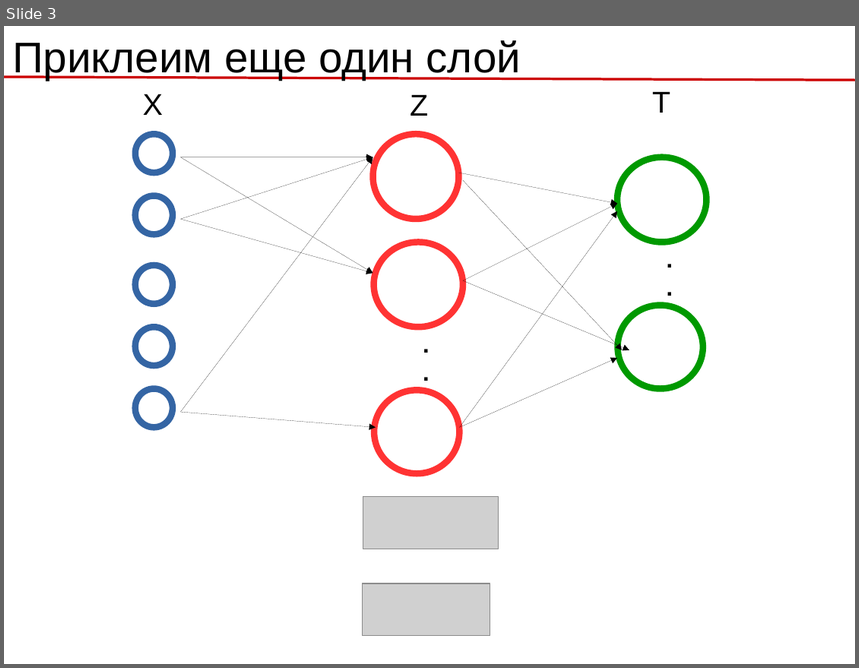
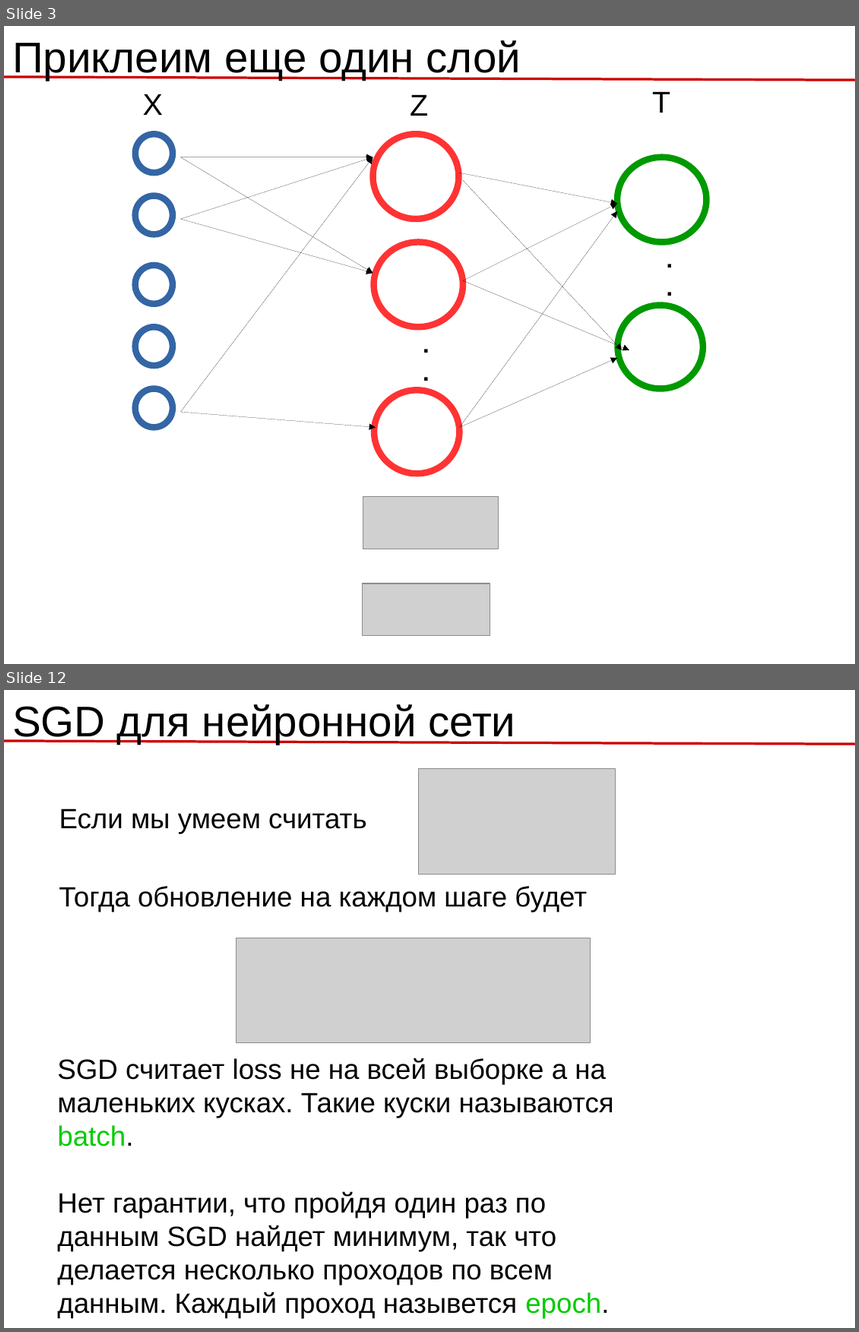
Before and after one commit to rykachevskiy/239, a slide deck: 6.Intro_to_NN/NN.odp. Shown one above the other, each under a label of ours: slide 3 before the commit, slides 3 and 12 after it; the slides between them are not shown. The pictures are 859x668 and 859x1332 pixels, drawn with LibreOffice and Linux fonts; fonts in the diff are those of the drawing; grey boxes stand for pictures. Boxes give left, top, right and bottom in pixels: in the first picture for what was removed or moved away, otherwise in the second. Text is boxed around its words. In the diff, an @@ line names an element or a change of style, - is before the commit and + after.

```diff
--- a/6.Intro_to_NN/NN.odp
+++ b/6.Intro_to_NN/NN.odp
@@ slide 12 added at [4, 690, 855, 1328], background #FFFFFF @@
@@ text added at [12, 704, 515, 744], 40 pt, text #000000 @@
+SGD для нейронной сети
@@ line added from (4, 741) to (855, 744), #CC0000 2.3 pt @@
@@ picture added at [419, 769, 616, 874] @@
@@ text added at [59, 809, 367, 834], 26 pt, text #000000 @@
+Если мы умеем считать
@@ text added at [59, 886, 587, 912], 26 pt, text #000000 @@
+Тогда обновление на каждом шаге будет
@@ picture added at [237, 938, 590, 1043] @@
@@ text added at [57, 1058, 614, 1319], 26 pt, text #000000 @@
+SGD считает loss не на всей выборке а на маленьких кусках. Такие куски называются batch.
+Нет гарантии, что пройдя один раз по данным SGD найдет минимум, так что делается несколько проходов по всем данным. Каждый проход назывется epoch.
```
Also in this commit, not shown: 1 slide changed, 11 other slides added, 1 slide removed, 9 other files.
